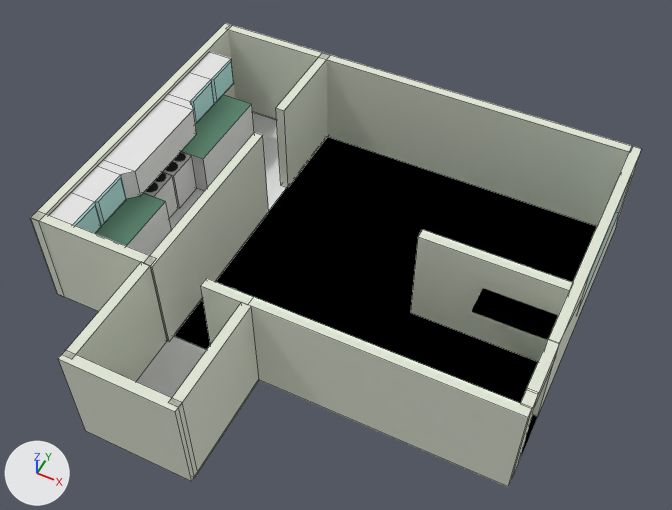
Two versions of the Blender file theroom/excersizes/restaurant/room.blend, one commit apart.
The view is the same before and after, from a 50 mm lens placed at (11.5, -21.1, 29.3), pointed at (0.6, 0.8, 2.0). Arrows for +X, +Y and +Z are at lower left; the lights stay in place. Mesh edges are drawn as thin lines on the coarser meshes.
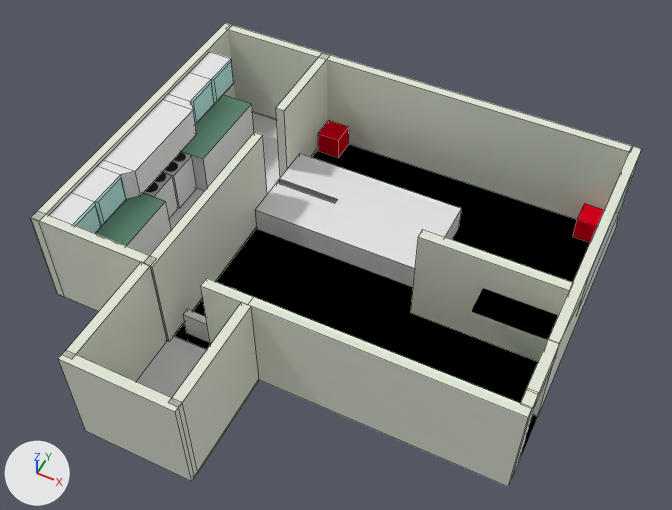
Commit message: Room excersize auto scoring

Changed parts and their boxes (x1, y1, x2, y2) in the pictures (672 x 510 px):
'buffetzone', added: after (255, 153, 462, 287)
'playarea.zone.001', added (red): after (318, 120, 349, 158)
'playarea.zone.002', added (red): after (573, 204, 604, 242)
'doortablezone.001', added: after (183, 309, 210, 350)
'doortablezone', added: after (277, 179, 337, 203)

What changed in the scene script:
```text
Add mat_material_010:
    mat_material_010 = diffuse_material('Material.010')
    mat_material_010.base_color = (0.8, 0.0, 0.0129)  # red #e7001e
Add me_cube_013:
    me_cube_013.from_pydata(...)  # a box spanning x -1.0..1.0, y -1.0..1.0, z -1.0..1.0
    me_cube_013.materials.append(mat_material_010)  # red #e7001e
Add me_cube_014:
    me_cube_014.from_pydata(...)  # a box spanning x -1.0..1.0, y -1.0..1.0, z -1.0..1.0
    me_cube_014.materials.append(mat_material_010)  # red #e7001e
Add me_cube_017:
    me_cube_017.from_pydata(...)  # a box spanning x -1.0..1.0, y -1.0..1.0, z -1.0..1.0
Add me_cube_018:
    me_cube_018.from_pydata(...)  # a box spanning x -1.0..1.0, y -1.0..1.0, z -1.0..1.0
Add me_cube_019:
    me_cube_019.from_pydata(...)  # a box spanning x -1.0..1.0, y -1.0..1.0, z -1.0..1.0
Add ob_playarea_zone_001:
    ob_playarea_zone_001 = bpy.data.objects.new('playarea.zone.001', me_cube_013)
    ob_playarea_zone_001.location = (-3.4, 8.44, 0.46)
    ob_playarea_zone_001.scale = (0.531, 0.531, 0.531)
Add ob_playarea_zone_002:
    ob_playarea_zone_002 = bpy.data.objects.new('playarea.zone.002', me_cube_014)
    ob_playarea_zone_002.location = (8.89, 8.44, 0.46)
    ob_playarea_zone_002.scale = (0.531, 0.531, 0.531)
Add ob_buffetzone:
    ob_buffetzone = bpy.data.objects.new('buffetzone', me_cube_017)
    ob_buffetzone.location = (-0.14, 4.33, 0.0)
    ob_buffetzone.scale = (3.9, 1.99, 1.0)
Add ob_doortablezone:
    ob_doortablezone = bpy.data.objects.new('doortablezone', me_cube_018)
    ob_doortablezone.location = (-2.63, 4.33, 0.0)
    ob_doortablezone.scale = (1.42, 0.149, 1.0)
Add ob_doortablezone_001:
    ob_doortablezone_001 = bpy.data.objects.new('doortablezone.001', me_cube_019)
    ob_doortablezone_001.location = (-3.05, -3.67, 0.0)
    ob_doortablezone_001.rotation_euler = (0.0, 0.0, -0.00423)  # degrees (0, 0, -0.2)
    ob_doortablezone_001.scale = (0.671, 0.149, 1.0)
```
